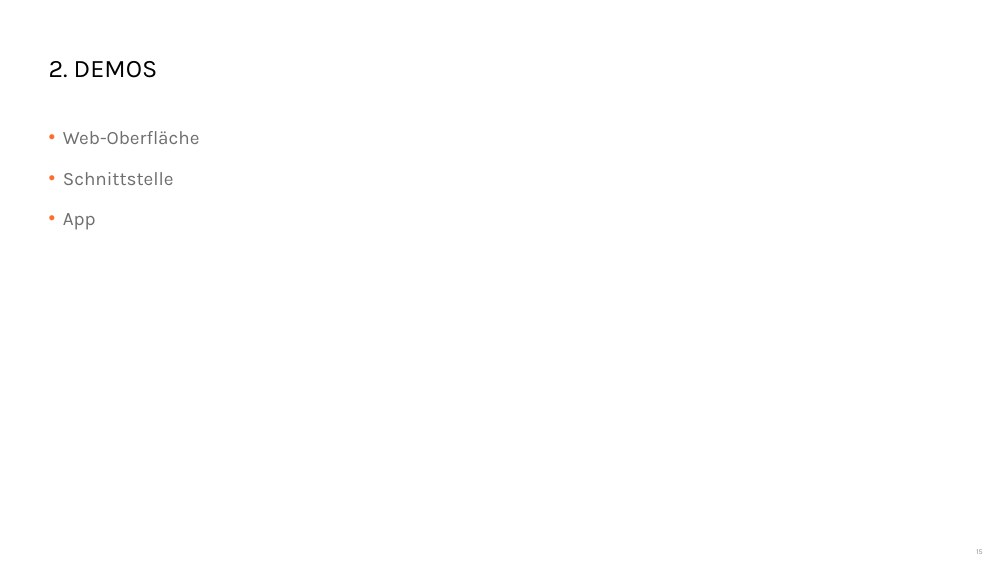
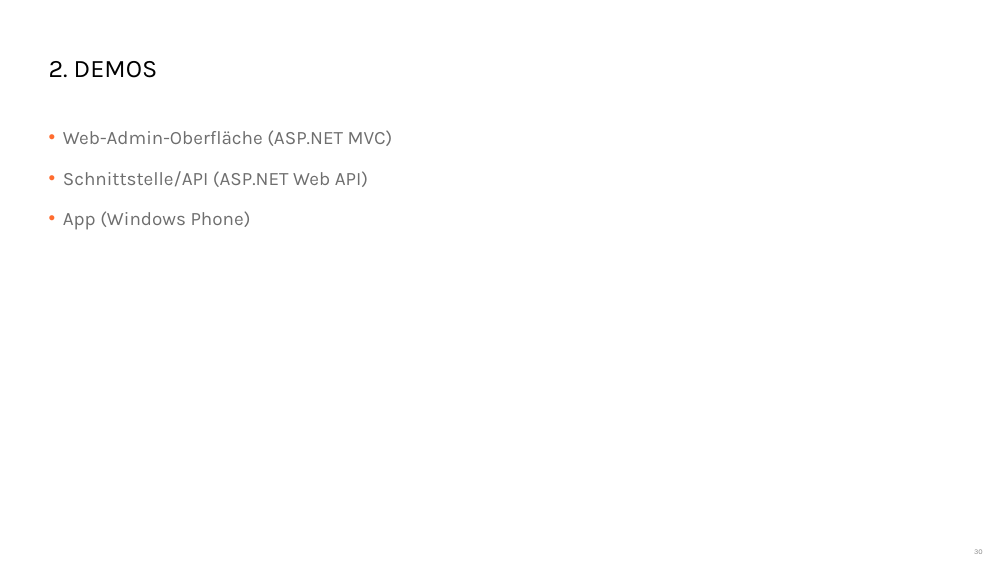
Before and after one commit to danielbeckmann/DotNETJumpStart, a slide deck: slide 30 of 01. Überblick/01. Jump Start Überblick.pptx (slide 15 before the commit). Drawn at 1008x567 pixels with LibreOffice and Linux fonts; fonts in the diff are those of the drawing; background and template pictures are left out. Boxes give left, top, right and bottom in pixels: in the first picture for what was removed or moved away, otherwise in the second. Text is boxed around its words. In the diff, an @@ line names an element or a change of style, - is before the commit and + after.

```diff
--- a/01. Überblick/01. Jump Start Überblick.pptx
+++ b/01. Überblick/01. Jump Start Überblick.pptx
@@ text at [63, 130, 393, 230]: text changed @@
-• Web-Oberfläche
-• Schnittstelle
-• App
+• Web-Admin-Oberfläche (ASP.NET MVC)
+• Schnittstelle/API (ASP.NET Web API)
+• App (Windows Phone)
@@ page number at [974, 549, 983, 554]: text changed @@
-15
+30
```
Also in this commit, not shown: 5 other slides changed, 15 slides added, 3 slides removed, 4 other files.
